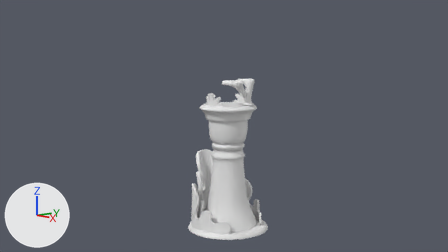
Renders of the Blender file Blender/Blocking_V1.blend from each side of a commit.
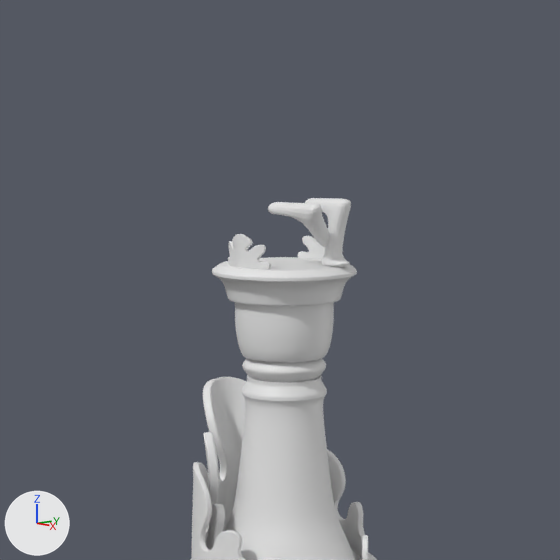
Old and new are each drawn from the file's camera 'Camera' and again close up on the part from 26% to 75% of the width and 0% to 88% of the height. The lights are fixed; the arrows at lower left show +X, +Y and +Z. The close-ups show mesh edges as thin lines.
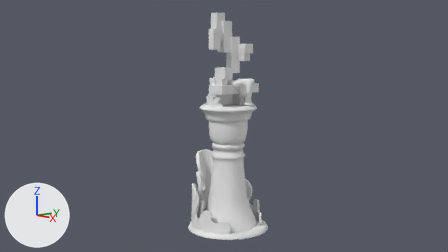
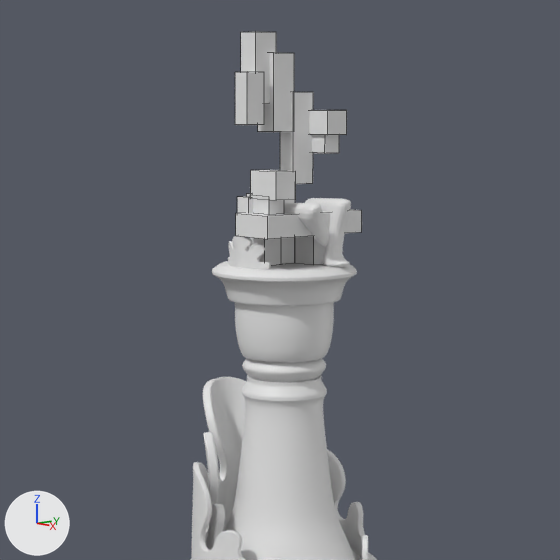
Boxes [x1, y1, x2, y2] around the edits, measured in the close-ups (560 x 560 px):
'Plane.005', shown: after [280, 92, 313, 184]
'Plane.012', shown: after [236, 209, 362, 239]
'Plane.006', shown: after [258, 53, 294, 132]
'Plane.008', shown: after [235, 72, 264, 125]
'Plane.007', shown: after [241, 31, 276, 104]
'Plane.013', shown: after [251, 170, 296, 200]
'Plane.015', shown: after [310, 110, 347, 135]
'Plane.010', shown: after [295, 236, 326, 265]
'Plane.009', shown: after [246, 193, 281, 266]
'Plane.016', shown: after [312, 135, 339, 154]
'Plane.017', shown: after [250, 195, 284, 215]
'Plane.004', shown: after [281, 199, 295, 264]
'Plane.011', shown: after [237, 196, 253, 213]

Patch to the scene script:
```diff
--- a/Blender/Blocking_V1.blend.py
+++ b/Blender/Blocking_V1.blend.py
@@ ob_plane_004 @@
 ob_plane_004.rotation_euler = (1.571, 0.0, -1.571)  # degrees (90, 0, -90)
-ob_plane_004.hide_set(True)  # its collection is switched off
@@ ob_plane_005 @@
 ob_plane_005.rotation_euler = (1.571, 0.0, -1.571)  # degrees (90, 0, -90)
-ob_plane_005.hide_set(True)  # its collection is switched off
@@ ob_plane_006 @@
 ob_plane_006.rotation_euler = (1.571, 0.0, -1.571)  # degrees (90, 0, -90)
-ob_plane_006.hide_set(True)  # its collection is switched off
@@ ob_plane_007 @@
 ob_plane_007.rotation_euler = (1.571, 0.0, -1.571)  # degrees (90, 0, -90)
-ob_plane_007.hide_set(True)  # its collection is switched off
@@ ob_plane_008 @@
 ob_plane_008.rotation_euler = (1.571, 0.0, -1.571)  # degrees (90, 0, -90)
-ob_plane_008.hide_set(True)  # its collection is switched off
@@ ob_plane_009 @@
 ob_plane_009.rotation_euler = (1.571, 0.0, -1.571)  # degrees (90, 0, -90)
-ob_plane_009.hide_set(True)  # its collection is switched off
@@ ob_plane_010 @@
 ob_plane_010.rotation_euler = (1.571, 0.0, -1.571)  # degrees (90, 0, -90)
-ob_plane_010.hide_set(True)  # its collection is switched off
@@ ob_plane_011 @@
 ob_plane_011.rotation_euler = (1.571, 0.0, -1.571)  # degrees (90, 0, -90)
-ob_plane_011.hide_set(True)  # its collection is switched off
@@ ob_plane_012 @@
 ob_plane_012.rotation_euler = (1.571, 0.0, -1.571)  # degrees (90, 0, -90)
-ob_plane_012.hide_set(True)  # its collection is switched off
@@ ob_plane_013 @@
 ob_plane_013.rotation_euler = (1.571, 0.0, -1.571)  # degrees (90, 0, -90)
-ob_plane_013.hide_set(True)  # its collection is switched off
@@ ob_plane_015 @@
 ob_plane_015.rotation_euler = (1.571, 0.0, -1.571)  # degrees (90, 0, -90)
-ob_plane_015.hide_set(True)  # its collection is switched off
@@ ob_plane_016 @@
 ob_plane_016.rotation_euler = (1.571, 0.0, -1.571)  # degrees (90, 0, -90)
-ob_plane_016.hide_set(True)  # its collection is switched off
@@ ob_plane_017 @@
 ob_plane_017.rotation_euler = (1.571, 0.0, -1.571)  # degrees (90, 0, -90)
-ob_plane_017.hide_set(True)  # its collection is switched off
```
